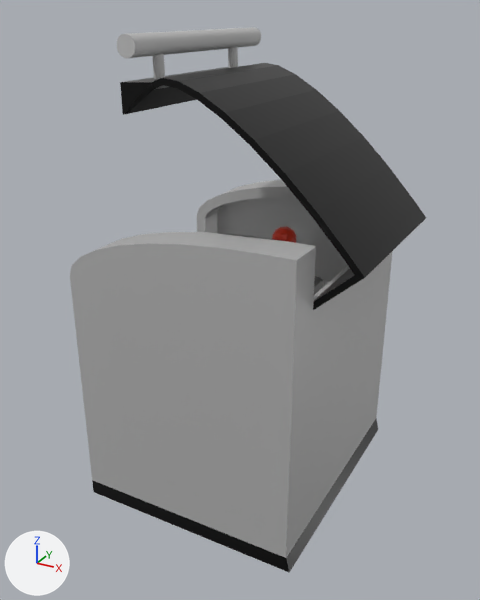
One commit to the FBX model Assets/Object/Machine/lam_may_dics_mill.fbx: the scene before it, then after it.
Rendered twice from a 50 mm camera at (1.123, -1.945, 1.649) aimed at (0.091, -0.07, 0.711). The lights are fixed; the arrows at lower left show +X, +Y and +Z. The first picture is the older version. Where no turn or scale is listed for an object, it has been applied to the vertices.

Names of what the first picture shows: 'Cylinder.002', 'Nap', 'Than' and 1 more.
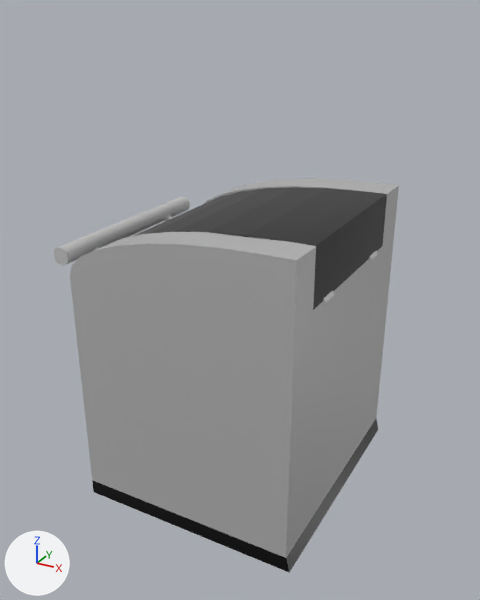
Where the change shows, as pixel boxes (x1, y1, x2, y2) in the pictures (480 x 600 px):
'Nap', turned: before (120, 63, 426, 310); after (134, 187, 387, 310)
'Cylinder.002', deleted: before (117, 27, 261, 79)
'TayCam', added: after (54, 197, 190, 265)
'Cylinder.001', turned (not visible before): after (323, 251, 378, 305)

The change, as a list of edits to the scene's bpy script:
```text
Add me_cylinder_002_1:
    me_cylinder_002_1.from_pydata(...)  # 192 vertices, 102 faces; spans x -0.914..-0.798, y -0.372..0.37, z -0.047..0.056
    me_cylinder_002_1.materials.append(mat_nhua)  # light grey #c2c2c2
Remove ob_cylinder_002:
    ob_cylinder_002 = bpy.data.objects.new('Cylinder.002', me_cylinder_002)
    ob_cylinder_002.location = (-0.075, -0.038, 1.517)
Change ob_nap:
    ob_nap.rotation_euler: (1.571, 0.0193, 0.0) -> (1.571, -0.842, 0.0)  # degrees (90, 1.1, 0) -> degrees (90, -48, 0)
Add ob_taycam:
    ob_taycam = bpy.data.objects.new('TayCam', me_cylinder_002_1)
    ob_taycam.location = (0.48, -0.033, 0.868)
```
